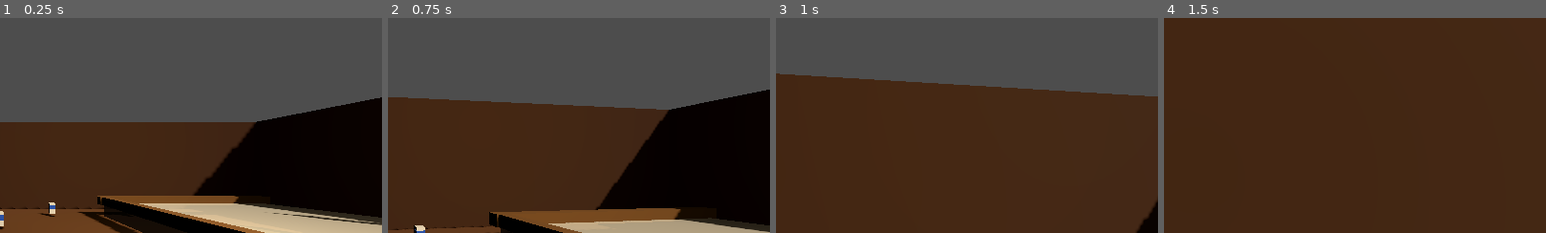
Above: before the commit, frames 1-4 (left to right).
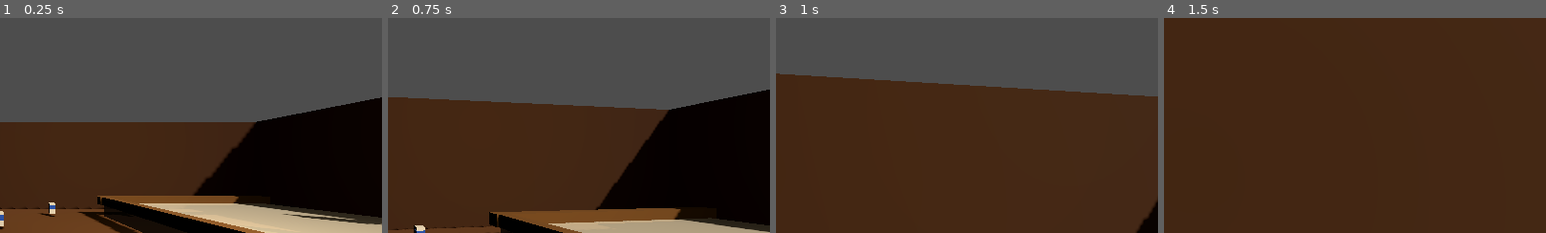
Above: after the commit, the same moments.

Repository: yuribeats/kid
Game: Godot game, scene res://scenes/levels/spa.tscn
The game is run twice, just before and just after one commit, with the same random seed, the same clock (stepped at 60 frames per second) and the same inputs. This scene is started directly instead of the project's main scene.
Inputs (mouse positions are % of the whole screen's width and height, from its top left):
- Up to frame 1 (0.25 s): no input
- Up to frame 2 (0.75 s): tap Enter at 0.5 s; move the mouse to (55, 50) at 0.52 s; hold W (move_forward) from 0.53 s (still down); tap Shift (dash) at 0.6 s
- Up to frame 3 (1 s): keep holding W (move_forward); tap Space (jump) at 0.77 s
- Up to frame 4 (1.5 s): keep holding W (move_forward); move the mouse to (45, 50) at 1.27 s; tap Shift (dash) at 1.35 s
The pictures show only the part of the screen within x 50-100%, y 14-64%; the shares and areas given below are measured in that part.

The runs differ from the first frame. In frame 1, 0.2% of the frame differs, in the area x 71-100%, y 90-97%; in frame 2, nothing differs; in frame 3, nothing differs; in frame 4, nothing differs.

Commit message:
Drop Blender pipeline, build character bodies from Godot primitives with Sprite3D billboard faces

Diff:
--- a/scenes/enemies/villain.gd
+++ b/scenes/enemies/villain.gd
@@ -16,6 +16,7 @@
 var max_chase_time := 10.0
 
 func _ready():
+	build_body()
 	if is_fat:
 		chase_speed = 3.5
 	else:
@@ -26,7 +27,6 @@
 func _physics_process(delta):
 	if not is_on_floor():
 		velocity.y -= gravity * delta
-
 	match state:
 		State.IDLE:
 			idle_state()
@@ -34,7 +34,6 @@
 			chase_state(delta)
 		State.STUNNED:
 			stunned_state(delta)
-
 	move_and_slide()
 
 func idle_state():
@@ -48,12 +47,10 @@
 	var dir = (player.global_position - global_position)
 	dir.y = 0
 	var dist = dir.length()
-
 	chase_timer += delta
 	if chase_timer >= max_chase_time:
 		get_dodged()
 		return
-
 	if dist < catch_range:
 		if not player.invincible:
 			player.get_caught()
@@ -62,11 +59,9 @@
 		else:
 			get_dodged()
 		return
-
 	dir = dir.normalized()
 	velocity.x = dir.x * chase_speed
 	velocity.z = dir.z * chase_speed
-
 	look_at(player.global_position * Vector3(1, 0, 1) + global_position * Vector3(0, 1, 0), Vector3.UP)
 
 func stunned_state(delta):
@@ -80,3 +75,84 @@
 func get_dodged():
 	GameManager.dodge_villain()
 	queue_free()
+
+func build_body():
+	var skin = StandardMaterial3D.new()
+	skin.albedo_color = Color(0.72, 0.55, 0.42)
+	var shirt = StandardMaterial3D.new()
+	shirt.albedo_color = Color(0.03, 0.03, 0.03)
+	var pants = StandardMaterial3D.new()
+	pants.albedo_color = Color(0.05, 0.04, 0.04)
+	var boots_m = StandardMaterial3D.new()
+	boots_m.albedo_color = Color(0.08, 0.06, 0.04)
+	if is_fat:
+		_build_fat(skin, shirt, pants, boots_m)
+	else:
+		_build_tall(skin, shirt, pants, boots_m)
+
+func _cap(pos: Vector3, r: float, h: float, mat: Material):
+	var m = CapsuleMesh.new()
+	m.radius = r
+	m.height = h
+	var n = MeshInstance3D.new()
+	n.mesh = m
+	n.material_override = mat
+	n.position = pos
+	add_child(n)
+
+func _sph(pos: Vector3, r: float, mat: Material):
+	var m = SphereMesh.new()
+	m.radius = r
+	m.height = r * 2.0
+	var n = MeshInstance3D.new()
+	n.mesh = m
+	n.material_override = mat
+	n.position = pos
+	add_child(n)
+
+func _bx(pos: Vector3, sz: Vector3, mat: Material):
+	var m = BoxMesh.new()
+	m.size = sz
+	var n = MeshInstance3D.new()
+	n.mesh = m
+	n.material_override = mat
+	n.position = pos
+	add_child(n)
+
+func _face_spr(pos: Vector3, tex_path: String, px: float):
+	var spr = Sprite3D.new()
+	var tex = load(tex_path)
+	if tex:
+		spr.texture = tex
+	spr.billboard = BaseMaterial3D.BILLBOARD_ENABLED
+	spr.position = pos
+	spr.pixel_size = px
+	spr.alpha_cut = SpriteBase3D.ALPHA_CUT_DISCARD
+	spr.alpha_scissor_threshold = 0.5
+	add_child(spr)
+
+func _build_fat(skin, shirt, pants, boots):
+	_sph(Vector3(0, 1.52, 0), 0.15, skin)
+	_cap(Vector3(0, 1.15, 0), 0.25, 0.70, shirt)
+	_cap(Vector3(-0.30, 1.20, 0), 0.08, 0.55, shirt)
+	_cap(Vector3(0.30, 1.20, 0), 0.08, 0.55, shirt)
+	_sph(Vector3(-0.30, 0.90, 0), 0.05, skin)
+	_sph(Vector3(0.30, 0.90, 0), 0.05, skin)
+	_cap(Vector3(-0.12, 0.48, 0), 0.10, 0.78, pants)
+	_cap(Vector3(0.12, 0.48, 0), 0.10, 0.78, pants)
+	_bx(Vector3(-0.12, 0.06, 0.02), Vector3(0.14, 0.14, 0.20), boots)
+	_bx(Vector3(0.12, 0.06, 0.02), Vector3(0.14, 0.14, 0.20), boots)
+	_face_spr(Vector3(0, 1.52, 0), "res://assets/textures/face_fat.png", 0.004)
+
+func _build_tall(skin, shirt, pants, boots):
+	_sph(Vector3(0, 1.85, 0), 0.13, skin)
+	_cap(Vector3(0, 1.40, 0), 0.16, 0.85, shirt)
+	_cap(Vector3(-0.22, 1.38, 0), 0.055, 0.70, shirt)
+	_cap(Vector3(0.22, 1.38, 0), 0.055, 0.70, shirt)
+	_sph(Vector3(-0.22, 1.00, 0), 0.04, skin)
+	_sph(Vector3(0.22, 1.00, 0), 0.04, skin)
+	_cap(Vector3(-0.10, 0.58, 0), 0.08, 0.90, pants)
+	_cap(Vector3(0.10, 0.58, 0), 0.08, 0.90, pants)
+	_bx(Vector3(-0.10, 0.06, 0.02), Vector3(0.12, 0.14, 0.18), boots)
+	_bx(Vector3(0.10, 0.06, 0.02), Vector3(0.12, 0.14, 0.18), boots)
+	_face_spr(Vector3(0, 1.85, 0), "res://assets/textures/face_tall.png", 0.004)
--- a/scenes/enemies/villain_fat.tscn
+++ b/scenes/enemies/villain_fat.tscn
@@ -1,7 +1,6 @@
-[gd_scene load_steps=4 format=3]
+[gd_scene load_steps=3 format=3]
 
 [ext_resource type="Script" path="res://scenes/enemies/villain.gd" id="1"]
-[ext_resource type="PackedScene" path="res://assets/models/villain_fat.glb" id="2"]
 
 [sub_resource type="CapsuleShape3D" id="1"]
 radius = 0.4
@@ -14,5 +13,3 @@
 [node name="CollisionShape3D" type="CollisionShape3D" parent="."]
 transform = Transform3D(1, 0, 0, 0, 1, 0, 0, 0, 1, 0, 0.85, 0)
 shape = SubResource("1")
-
-[node name="Model" parent="." instance=ExtResource("2")]
--- a/scenes/enemies/villain_tall.tscn
+++ b/scenes/enemies/villain_tall.tscn
@@ -1,7 +1,6 @@
-[gd_scene load_steps=4 format=3]
+[gd_scene load_steps=3 format=3]
 
 [ext_resource type="Script" path="res://scenes/enemies/villain.gd" id="1"]
-[ext_resource type="PackedScene" path="res://assets/models/villain_tall.glb" id="2"]
 
 [sub_resource type="CapsuleShape3D" id="1"]
 radius = 0.3
@@ -14,5 +13,3 @@
 [node name="CollisionShape3D" type="CollisionShape3D" parent="."]
 transform = Transform3D(1, 0, 0, 0, 1, 0, 0, 0, 1, 0, 1.0, 0)
 shape = SubResource("1")
-
-[node name="Model" parent="." instance=ExtResource("2")]
--- a/scenes/levels/spa.gd
+++ b/scenes/levels/spa.gd
@@ -94,12 +94,63 @@
 		wb.add_child(ws)
 		add_child(wb)
 
-	var friend_model = load("res://assets/models/friend.glb")
-	if friend_model:
-		var friend = friend_model.instantiate()
-		friend.position = Vector3(5, 0, -2)
-		friend.rotation.y = -PI / 2
-		add_child(friend)
+	_build_friend()
+
+func _build_friend():
+	var friend = Node3D.new()
+	friend.name = "Friend"
+	friend.position = Vector3(5, 0, -2)
+	add_child(friend)
+
+	var skin = StandardMaterial3D.new()
+	skin.albedo_color = Color(0.78, 0.58, 0.45)
+	var jeans = StandardMaterial3D.new()
+	jeans.albedo_color = Color(0.18, 0.22, 0.42)
+	var boots_m = StandardMaterial3D.new()
+	boots_m.albedo_color = Color(0.12, 0.08, 0.05)
+
+	var parts = [
+		["sphere", Vector3(0, 1.60, 0), 0.14, skin],
+		["capsule", Vector3(0, 1.22, 0), [0.22, 0.70], skin],
+		["capsule", Vector3(-0.28, 1.25, 0), [0.09, 0.55], skin],
+		["capsule", Vector3(0.28, 1.25, 0), [0.09, 0.55], skin],
+		["sphere", Vector3(-0.28, 0.95, 0), 0.05, skin],
+		["sphere", Vector3(0.28, 0.95, 0), 0.05, skin],
+		["capsule", Vector3(-0.12, 0.50, 0), [0.09, 0.75], jeans],
+		["capsule", Vector3(0.12, 0.50, 0), [0.09, 0.75], jeans],
+		["box", Vector3(-0.12, 0.06, 0.02), Vector3(0.12, 0.14, 0.18), boots_m],
+		["box", Vector3(0.12, 0.06, 0.02), Vector3(0.12, 0.14, 0.18), boots_m],
+	]
+	for p in parts:
+		var inst = MeshInstance3D.new()
+		if p[0] == "sphere":
+			var m = SphereMesh.new()
+			m.radius = p[2]
+			m.height = p[2] * 2.0
+			inst.mesh = m
+		elif p[0] == "capsule":
+			var m = CapsuleMesh.new()
+			m.radius = p[2][0]
+			m.height = p[2][1]
+			inst.mesh = m
+		elif p[0] == "box":
+			var m = BoxMesh.new()
+			m.size = p[2]
+			inst.mesh = m
+		inst.material_override = p[3] if p[0] != "box" else p[3]
+		inst.position = p[1]
+		friend.add_child(inst)
+
+	var face_spr = Sprite3D.new()
+	var tex = load("res://assets/textures/face_friend.png")
+	if tex:
+		face_spr.texture = tex
+	face_spr.billboard = BaseMaterial3D.BILLBOARD_ENABLED
+	face_spr.position = Vector3(0, 1.60, 0)
+	face_spr.pixel_size = 0.005
+	face_spr.alpha_cut = SpriteBase3D.ALPHA_CUT_DISCARD
+	face_spr.alpha_scissor_threshold = 0.5
+	friend.add_child(face_spr)
 
 	var bench_mat = StandardMaterial3D.new()
 	bench_mat.albedo_color = Color(0.4, 0.28, 0.15)
Binary file added: assets/textures/face_fat.png
Binary file added: assets/textures/face_friend.png
Binary file added: assets/textures/face_tall.png
